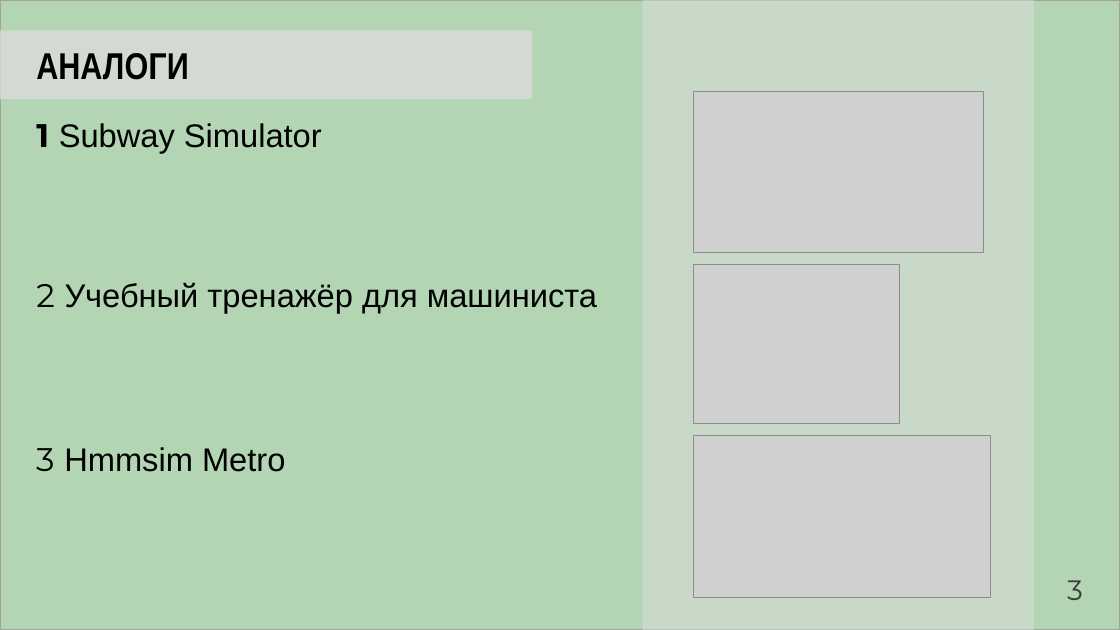
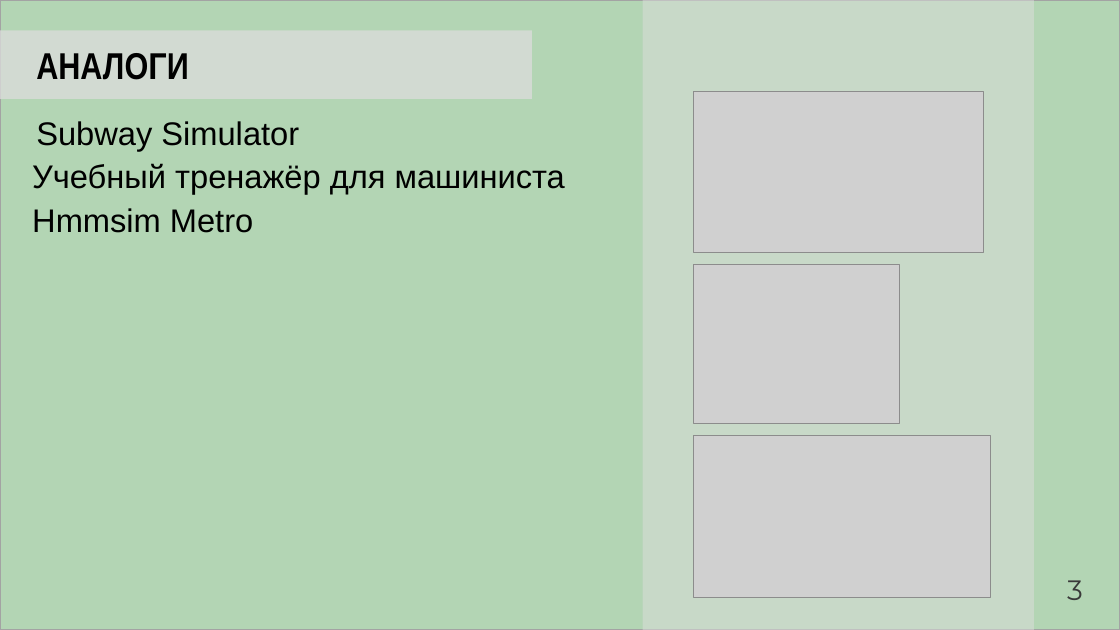
Before and after one commit to Artemor31/Files, a slide deck: slide 4 of Готовые части/NormPreza.pptx (slide 3 before the commit). Drawn at 1120x630 pixels with LibreOffice and Linux fonts; fonts in the diff are those of the drawing; grey boxes stand for pictures. Boxes give left, top, right and bottom in pixels: in the first picture for what was removed or moved away, otherwise in the second. Text is boxed around its words. In the diff, an @@ line names an element or a change of style, - is before the commit and + after.

```diff
--- a/Готовые части/NormPreza.pptx
+++ b/Готовые части/NormPreza.pptx
@@ text at (36, 121, 299, 150): text changed @@
-1 Subway Simulator
+Subway Simulator
@@ text at (32, 163, 565, 194): text changed @@
-2 Учебный тренажёр для машиниста
+Учебный тренажёр для машиниста
@@ text at (32, 208, 253, 233): text changed @@
-3 Hmmsim Metro
+Hmmsim Metro
```
Also in this commit, not shown: 11 other slides changed, 4 slides added, 1 slide removed.
